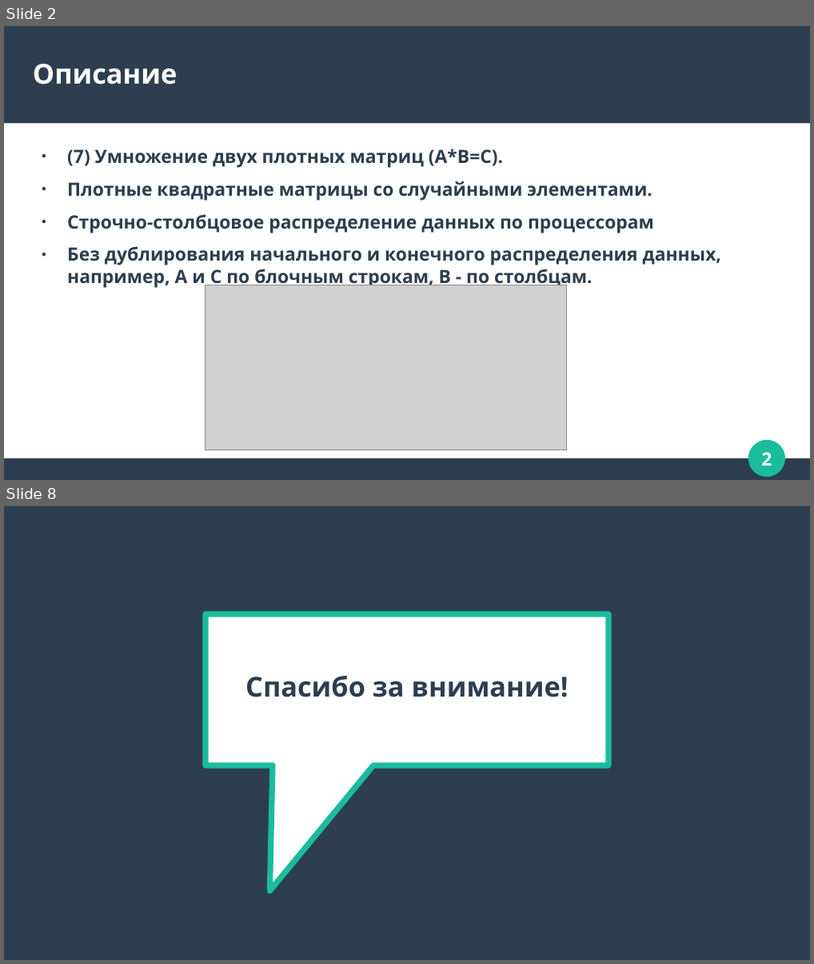
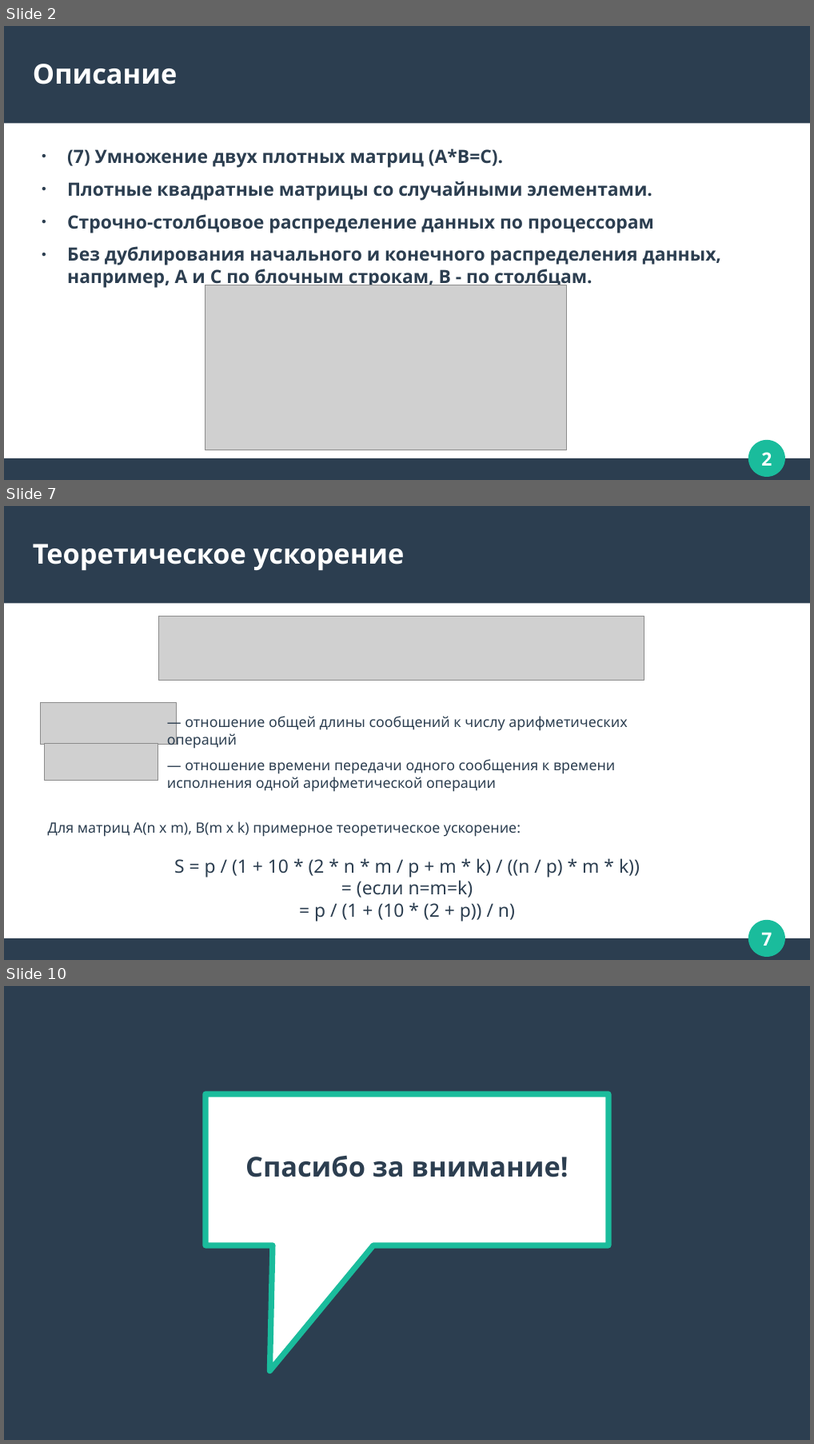
Before and after one commit to ArtKomarov/ParallelMatrixMul, a slide deck: MatrixMul.odp. Shown one above the other, each under a label of ours: slides 2 and 8 before the commit, slides 2, 7 and 10 after it; the slides between them are not shown. The pictures are 814x964 and 814x1444 pixels, drawn with LibreOffice and Linux fonts; fonts in the diff are those of the drawing; grey boxes stand for pictures. Boxes give left, top, right and bottom in pixels: in the first picture for what was removed or moved away, otherwise in the second. Text is boxed around its words. In the diff, an @@ line names an element or a change of style, - is before the commit and + after.

```diff
--- a/MatrixMul.odp
+++ b/MatrixMul.odp
@@ slide 7 added at [4, 506, 810, 960], background #FFFFFF; not listed: 4 template elements that a slide beside it also shows @@
@@ title added at [33, 544, 405, 571], 27 pt, text #FFFFFF, bold @@
+Теоретическое ускорение
@@ picture added at [158, 616, 644, 680] @@
@@ picture added at [41, 703, 176, 744] @@
@@ text added at [167, 716, 627, 748], 14 pt, text #2C3E50 @@
+— отношение общей длины сообщений к числу арифметических операций
@@ picture added at [45, 743, 158, 780] @@
@@ text added at [167, 759, 615, 792], 14 pt, text #2C3E50 @@
+— отношение времени передачи одного сообщения к времени исполнения одной арифметической операции
@@ text added at [48, 821, 521, 836], 14 pt, text #2C3E50 @@
+Для матриц A(n x m), B(m x k) примерное теоретическое ускорение:
@@ text added at [174, 858, 640, 921], 18 pt, text #2C3E50 @@
+S = p / (1 + 10 * (2 * n * m / p + m * k) / ((n / p) * m * k))
+= (если n=m=k)
+= p / (1 + (10 * (2 + p)) / n)
@@ what was slide 8 is now slide 10 @@
```
Also in this commit, not shown: 6 other slides added, 5 slides removed, 3 other files.
